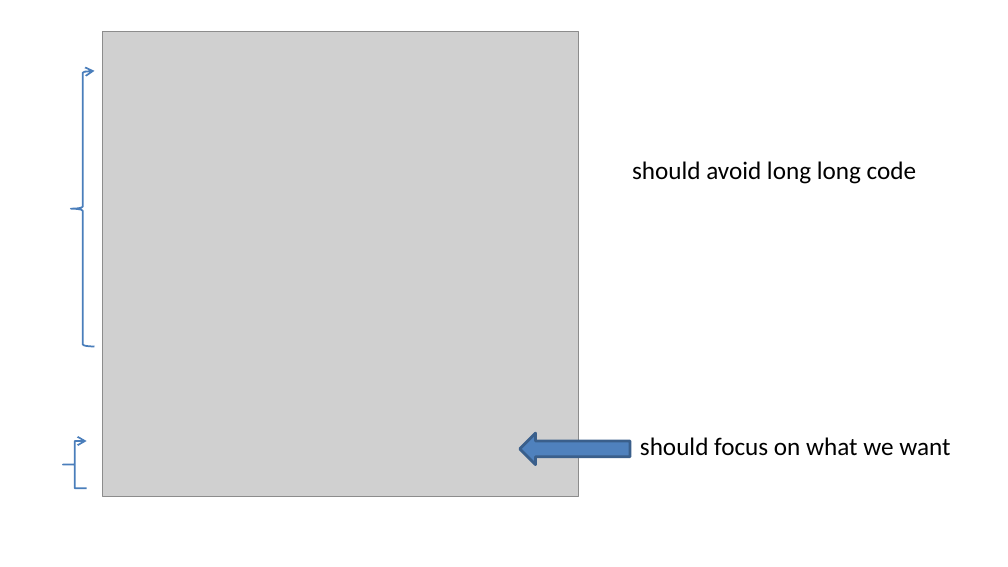
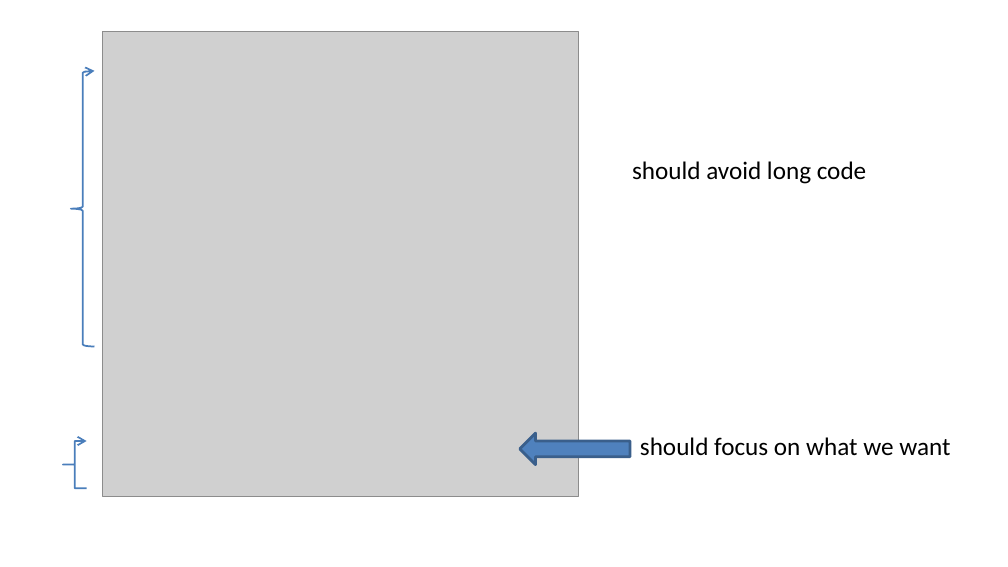
Before and after one commit to qicosmos/cppcon2018, a slide deck: slide 29 of cppcon2018.pptx. Drawn at 1008x567 pixels with LibreOffice and Linux fonts; fonts in the diff are those of the drawing; grey boxes stand for pictures. Boxes give left, top, right and bottom in pixels: in the first picture for what was removed or moved away, otherwise in the second. Text is boxed around its words. In the diff, an @@ line names an element or a change of style, - is before the commit and + after.

```diff
--- a/cppcon2018.pptx
+++ b/cppcon2018.pptx
@@ text at box(632, 161, 866, 184): text changed @@
-should avoid long long code
+should avoid long code
```
Also in this commit, not shown: 12 other slides changed, 4 slides removed.
